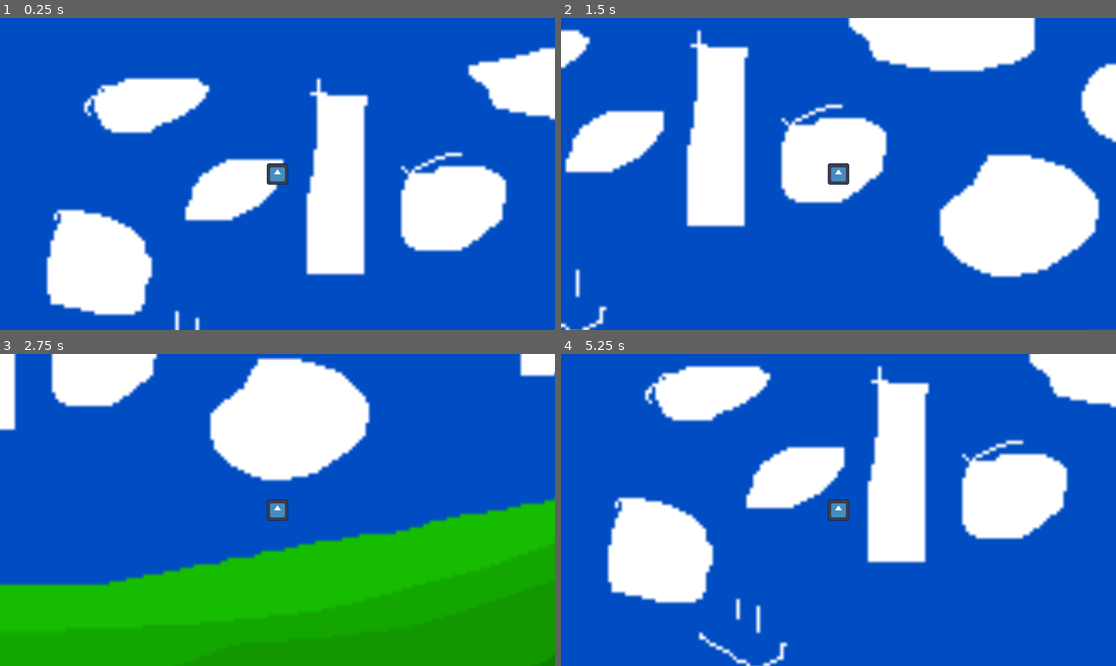
Above: before the commit, frames 1-4 (two rows, left to right).
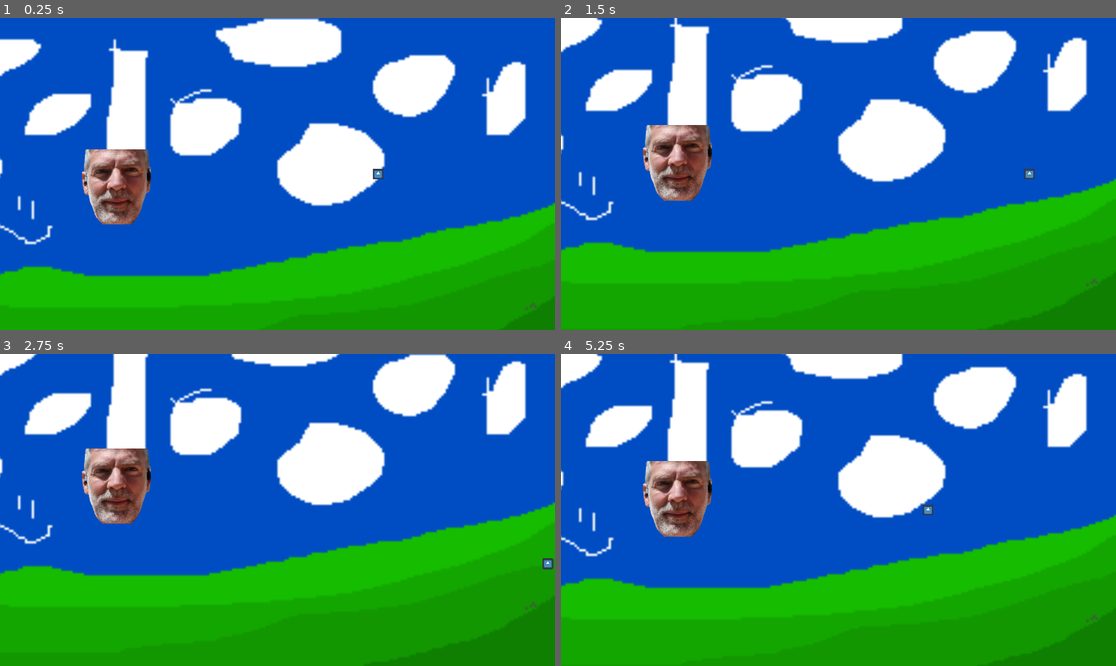
Above: after the commit, the same moments.

Repository: InsertShadowyHere/6people
Game: Godot game, scene res://main.tscn
Two runs of this game, one before a commit and one after it. Both use one fixed random seed, a clock stepped at 60 frames per second and the inputs below. The engine's default icon, where the game draws it, is replaced by a stand-in: a white triangle on a blue panel in a dark square.
Inputs:
- Up to frame 1 (0.25 s): no input
- Up to frame 2 (1.5 s): tap Enter at 0.5 s; hold D (move_right) 0.53-1.28 s; hold S (move_down) from 1.28 s (still down)
- Up to frame 3 (2.75 s): release S (move_down) at 2.03 s; hold D (move_right) from 2.03 s (still down)
- Up to frame 4 (5.25 s): release D (move_right) at 2.78 s; hold W (move_up) 2.78-3.53 s; hold A (move_left) 3.53-5.03 s; hold S (move_down) from 5.03 s (still down)

The runs differ from the first frame. In frame 1, 56% of the frame differs, in the area x 0-100%, y 0-100%; in frame 2, 64%; in frame 3, 26%; in frame 4, 65%.

Commit message:
added a crappy dialogue setup

Diff:
--- a/main.tscn
+++ b/main.tscn
@@ -1,30 +1,87 @@
-[gd_scene load_steps=4 format=3 uid="uid://djg68hhehm4it"]
+[gd_scene load_steps=7 format=3 uid="uid://djg68hhehm4it"]
 
 [ext_resource type="Script" uid="uid://e4k5k8lly22b" path="res://player.gd" id="1_s8ss1"]
 [ext_resource type="Texture2D" uid="uid://b5yhaumtsj2t0" path="res://icon.svg" id="2_o31we"]
 [ext_resource type="Texture2D" uid="uid://rvm2buhtx0ax" path="res://New Piskel(3).png" id="3_h2yge"]
+[ext_resource type="Texture2D" uid="uid://djeody2vbwnun" path="res://test_npc.png" id="5_7mycd"]
+[ext_resource type="Script" uid="uid://bg33gxqxq2d7m" path="res://test.gd" id="5_lquwl"]
 
-[node name="Scene" type="Node2D"]
+[sub_resource type="RectangleShape2D" id="RectangleShape2D_272bh"]
+size = Vector2(653, 691)
 
-[node name="Player" type="CharacterBody2D" parent="."]
+[node name="Game" type="Node2D"]
+self_modulate = Color(1, 1, 1, 0)
+metadata/_edit_lock_ = true
+
+[node name="World" type="Node2D" parent="."]
+metadata/_edit_lock_ = true
+
+[node name="Map" type="Sprite2D" parent="World"]
+position = Vector2(1879, -714)
+scale = Vector2(9.44445, 9.44444)
+texture = ExtResource("3_h2yge")
+
+[node name="Player" type="CharacterBody2D" parent="World"]
 top_level = true
-position = Vector2(984, 596)
+position = Vector2(2505, -750)
 scale = Vector2(0.35, 0.35)
 script = ExtResource("1_s8ss1")
 metadata/_edit_group_ = true
 
-[node name="PlayerSprite" type="Sprite2D" parent="Player"]
+[node name="PlayerSprite" type="Sprite2D" parent="World/Player"]
 texture = ExtResource("2_o31we")
 
-[node name="PlayerHitbox" type="CollisionPolygon2D" parent="Player"]
+[node name="PlayerHitbox" type="CollisionPolygon2D" parent="World/Player"]
 polygon = PackedVector2Array(59.1, -64, -59, -64, -63.8, -59, -64, 61, -60.3, 64, 59.6, 64, 63.9, 59, 64, -61.1)
 
-[node name="PlayerCam" type="Camera2D" parent="Player"]
+[node name="PlayerCam" type="Camera2D" parent="World/Player"]
 
-[node name="World" type="Node2D" parent="."]
-position = Vector2(1008, 567)
+[node name="NPCs" type="Node2D" parent="World"]
+metadata/_edit_lock_ = true
+
+[node name="test_npc" type="Area2D" parent="World/NPCs"]
+position = Vector2(1419, -697)
+scale = Vector2(0.6, 0.6)
 metadata/_edit_group_ = true
 
-[node name="Background" type="Sprite2D" parent="World"]
-scale = Vector2(7, 7)
-texture = ExtResource("3_h2yge")
+[node name="NPCSprite" type="Sprite2D" parent="World/NPCs/test_npc"]
+texture = ExtResource("5_7mycd")
+
+[node name="CollisionShape2D" type="CollisionShape2D" parent="World/NPCs/test_npc"]
+shape = SubResource("RectangleShape2D_272bh")
+
+[node name="HUD" type="CanvasLayer" parent="."]
+
+[node name="Popups" type="Control" parent="HUD"]
+layout_mode = 3
+anchors_preset = 0
+offset_right = 40.0
+offset_bottom = 40.0
+metadata/_edit_use_anchors_ = true
+
+[node name="DialoguePopups" type="Control" parent="HUD/Popups"]
+anchors_preset = 0
+offset_right = 40.0
+offset_bottom = 40.0
+metadata/_edit_use_anchors_ = true
+
+[node name="Test" type="ColorRect" parent="HUD/Popups/DialoguePopups"]
+layout_mode = 1
+offset_left = 373.0
+offset_top = 201.0
+offset_right = 1970.0
+offset_bottom = 667.0
+color = Color(0.415626, 0.243171, 0.266277, 1)
+script = ExtResource("5_lquwl")
+metadata/_edit_group_ = true
+
+[node name="RichTextLabel" type="RichTextLabel" parent="HUD/Popups/DialoguePopups/Test"]
+layout_mode = 0
+offset_right = 1602.0
+offset_bottom = 440.0
+tooltip_text = "oiojoiojio"
+theme_override_font_sizes/normal_font_size = 50
+text = "this is some test dialogue!"
+
+[connection signal="body_entered" from="World/NPCs/test_npc" to="HUD/Popups/DialoguePopups/Test" method="_on_test_npc_body_entered"]
+[connection signal="body_exited" from="World/NPCs/test_npc" to="HUD/Popups/DialoguePopups/Test" method="_on_test_npc_body_exited"]
--- /dev/null
+++ b/npc-test.gd
@@ -0,0 +1 @@
+extends Area2D
--- a/player.gd
+++ b/player.gd
@@ -6,21 +6,27 @@
 
 var pos
 
-var SCREEN_SIZE = Vector2(1152, 648)
-var coords = SCREEN_SIZE/2
 var edge_buffer = 30
+var left_edge
+var right_edge
+var top_edge
+var bottom_edge
 
 const zero_vector = Vector2(0, 0)
 
 func _ready() -> void:
 	var camera = $PlayerCam
-	bg_node = get_parent().get_node("World").get_node("Background")
+	bg_node = get_parent().get_node("Map")
 	bg_size = Vector2(bg_node.texture.get_width(), bg_node.texture.get_height()) * bg_node.scale
-	position = SCREEN_SIZE/2
-	camera.limit_left = 0
-	camera.limit_right = bg_size[0]
-	camera.limit_top = 0
-	camera.limit_bottom = bg_size[1]
+	camera.limit_left = bg_node.position[0]-bg_size[0]/2
+	camera.limit_right = bg_node.position[0]+bg_size[0]/2
+	camera.limit_top = bg_node.position[1]-bg_size[1]/2
+	camera.limit_bottom = bg_node.position[1]+bg_size[1]/2
+	left_edge = bg_node.position[0]-bg_size[0]/2
+	right_edge = bg_node.position[0]+bg_size[0]/2
+	top_edge = bg_node.position[1]-bg_size[1]/2
+	bottom_edge = bg_node.position[1]+bg_size[1]/2
+
 
 func _process(delta: float) -> void:
 	velocity = zero_vector # The player's movement vector.
@@ -36,5 +42,5 @@
 	if velocity.length() > 0:
 		velocity = velocity.normalized() * speed
 
-	position[0] = clamp(position[0] + velocity[0]*delta,	edge_buffer, bg_size[0]-edge_buffer)
-	position[1] = clamp(position[1] + velocity[1]*delta, edge_buffer, bg_size[1]-edge_buffer)
+	position[0] = clamp(position[0] + velocity[0]*delta, left_edge+edge_buffer, right_edge-edge_buffer)
+	position[1] = clamp(position[1] + velocity[1]*delta, top_edge+edge_buffer, bottom_edge-edge_buffer)
--- a/project.godot
+++ b/project.godot
@@ -14,6 +14,11 @@
 run/main_scene="res://main.tscn"
 config/features=PackedStringArray("4.4", "GL Compatibility")
 config/icon="res://icon.svg"
+
+[display]
+
+window/size/viewport_width=2304
+window/size/viewport_height=1296
 
 [input]
 
--- /dev/null
+++ b/test.gd
@@ -0,0 +1,10 @@
+extends ColorRect
+
+func _ready():
+	visible = 0
+
+func _on_test_npc_body_entered(body: Node2D) -> void:
+	visible = 1
+
+func _on_test_npc_body_exited(body: Node2D) -> void:
+	visible = 0
Not shown, added: npc-test.gd.uid
Not shown, added: test.gd.uid
Binary file added: test_npc.png
Not shown, added: test_npc.png.import
